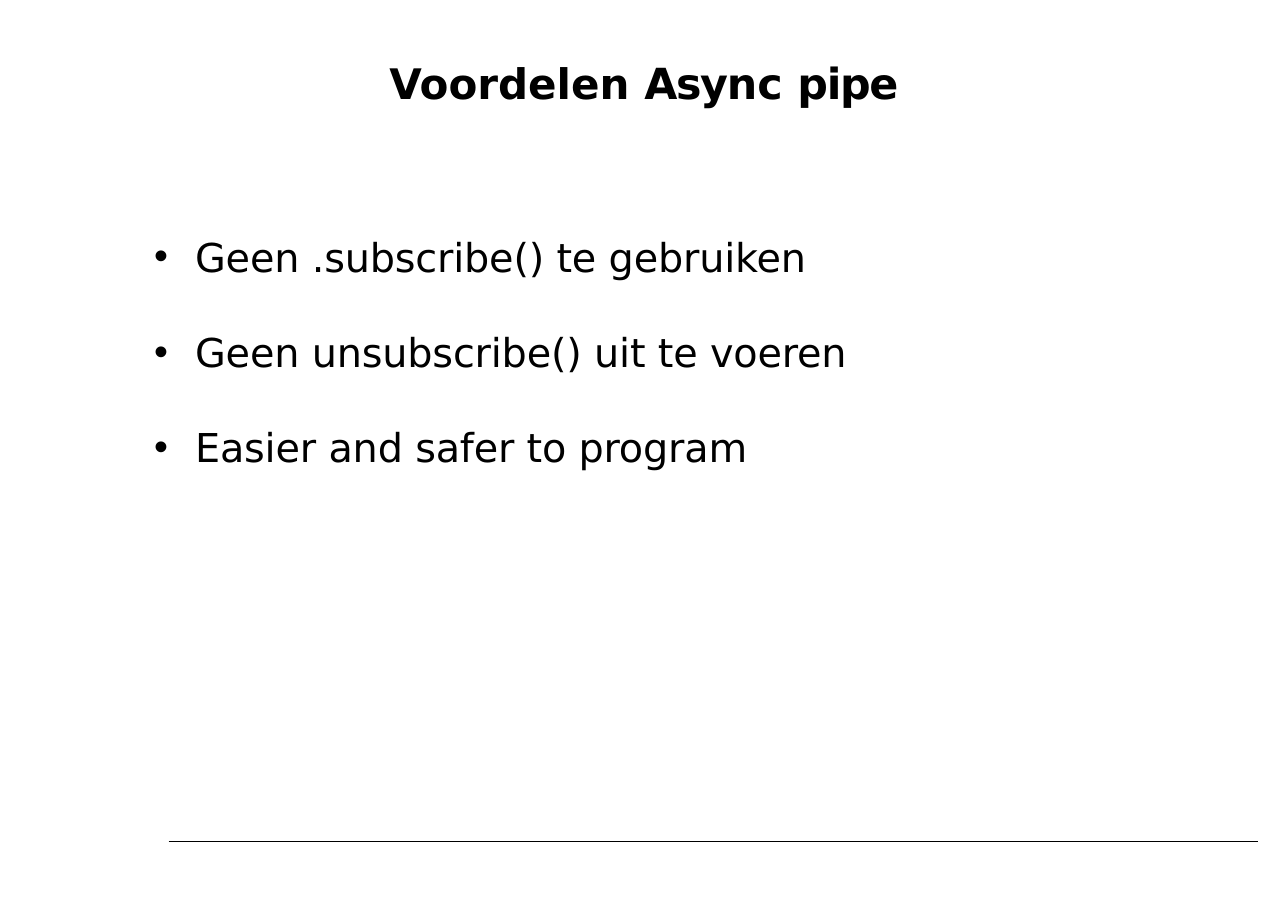
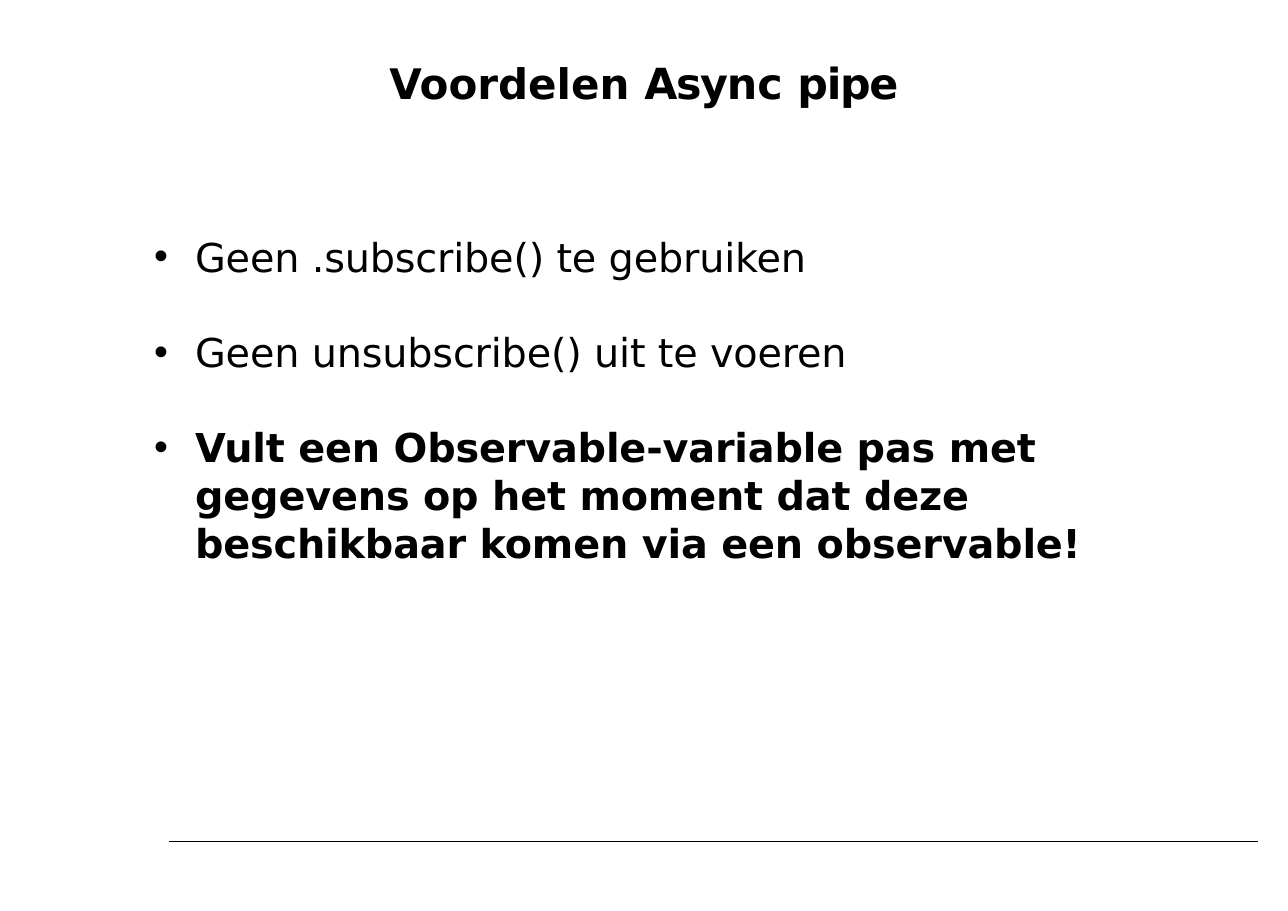
Before and after one commit to petereijgermans11/workshop-angular7, a slide deck: slide 46 of PPT/03- Angular Service.pptx (slide 34 before the commit). Drawn at 1288x911 pixels with LibreOffice and Linux fonts; fonts in the diff are those of the drawing. Boxes give left, top, right and bottom in pixels: in the first picture for what was removed or moved away, otherwise in the second. Text is boxed around its words. In the diff, an @@ line names an element or a change of style, - is before the commit and + after.

```diff
--- a/PPT/03- Angular Service.pptx
+++ b/PPT/03- Angular Service.pptx
@@ text at (195,431,1081,559): text changed; bold on @@
-• Easier and safer to program
+• Vult een Observable-variable pas met gegevens op het moment dat deze beschikbaar komen via een observable!
```
Also in this commit, not shown: 6 other slides changed, 2 slides added, 6 other files.
